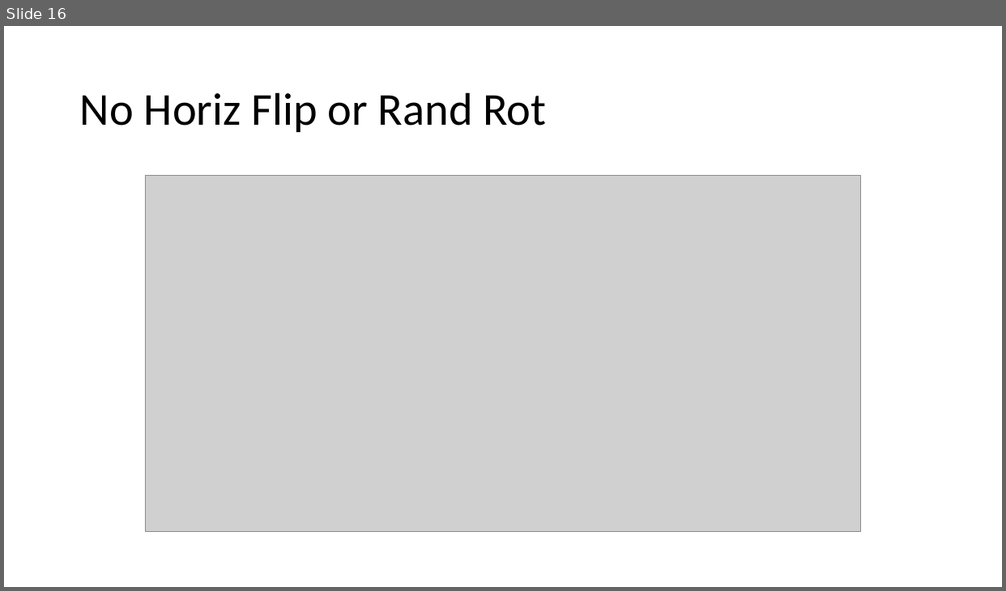
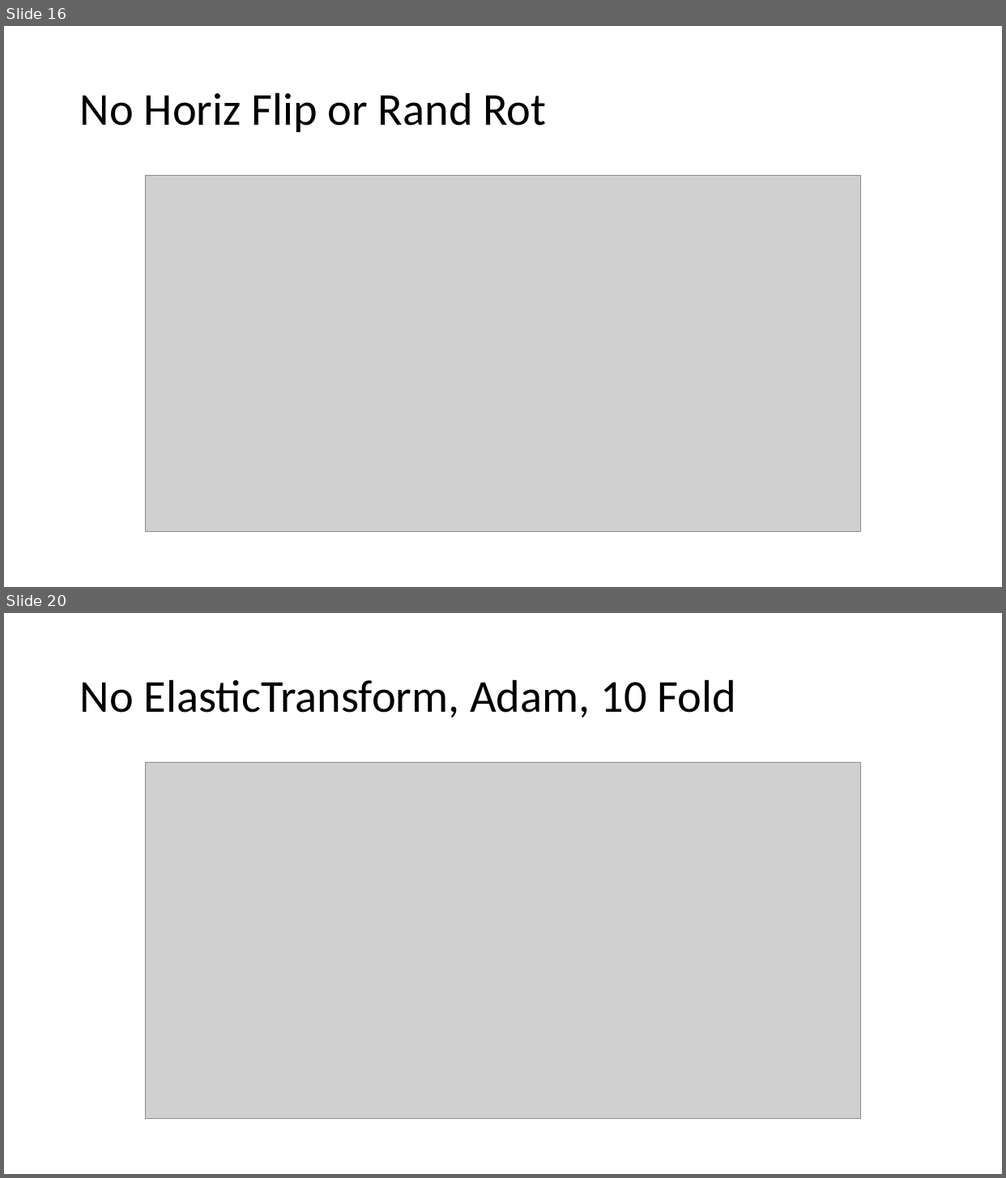
Before and after one commit to DarkEQ/BIM_284_ML_Project, a slide deck: History.pptx. Shown one above the other, each under a label of ours: slide 16 before the commit, slides 16 and 20 after it; the slides between them are not shown. The pictures are 1006x591 and 1006x1178 pixels, drawn with LibreOffice and Linux fonts; fonts in the diff are those of the drawing; grey boxes stand for pictures. Boxes give left, top, right and bottom in pixels: in the first picture for what was removed or moved away, otherwise in the second. Text is boxed around its words. In the diff, an @@ line names an element or a change of style, - is before the commit and + after.

```diff
--- a/History.pptx
+++ b/History.pptx
@@ slide 20 added at <box>4,613,1002,1174</box>, background #FFFFFF @@
@@ title added at <box>80,679,736,717</box>, 44 pt, text #000000 @@
+No ElasticTransform, Adam, 10 Fold
@@ picture added at <box>146,763,861,1119</box> @@
```
Also in this commit, not shown: 8 other slides added.
